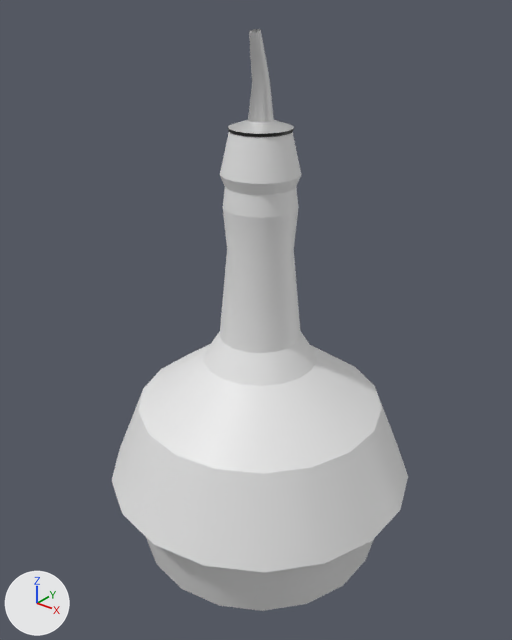
The FBX model Assets/Models/Bottles/Booze/FBX/brandy.fbx: old version first, new version second.
Before and after are seen from a 50 mm camera at (-7.78, -6.83, 8.09) aimed at (-13.33, 0.12, 3.78). Every picture has the same lights, and +X, +Y and +Z are marked at lower left. The first picture is the older version. Where no turn or scale is listed for an object, it has been applied to the vertices.

The first picture shows 'Brandy'.
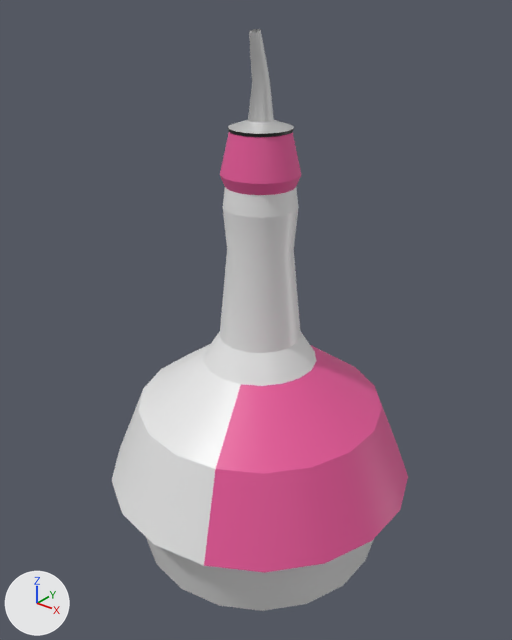
What differs and where, as boxes (x1, y1, x2, y2) in the pictures (512 x 640 px):
part 1 of me_cylinder_008, recoloured (white to pink): (220, 132, 301, 195) in both
part 2 of me_cylinder_008, recoloured (white to pink): (204, 345, 408, 573) in both

The change, as a diff of the scene's bpy script:
```diff
--- a/Assets/Models/Bottles/Booze/FBX/brandy.fbx.py
+++ b/Assets/Models/Bottles/Booze/FBX/brandy.fbx.py
@@ mat_cool_glass @@
+mat_cool_glass = principled_material('Cool glass')
+mat_cool_glass.base_color = (0.8, 0.8, 0.8)  # white #e7e7e7
+mat_cool_glass.roughness = 0.4
@@ mat_paper_towel_001 @@
+mat_paper_towel_001 = principled_material('Paper Towel.001')
+mat_paper_towel_001.base_color = (0.8, 0.0979, 0.319)  # pink #e75899
@@ me_cylinder_008 @@
 me_cylinder_008.from_pydata(...)  # 450 vertices, 415 faces; spans x -2.21..2.21, y -2.24..2.24, z -3.12..4.35
 # used by ob_brandy; location = (-13.29, 0.16, 3.19)
+# me_cylinder_008 part 1: 54 of the faces centred in x -0.48..0.48, y -0.47..0.47, z 2.58..3.18 switch from mat_paper_towel (white #e7e7e7) to mat_paper_towel_001 (pink #e75899)
+# me_cylinder_008 part 2: 21 of the faces centred in x 0.63..2.1, y -1.82..1.82, z -1.95..-0.33 switch from mat_paper_towel (white #e7e7e7) to mat_paper_towel_001 (pink #e75899)
 me_cylinder_008.materials.append(mat_rubber_black_008)
 me_cylinder_008.materials.append(mat_frozen_white_metal_008)
+me_cylinder_008.materials.append(mat_cool_glass)  # white #e7e7e7
```
